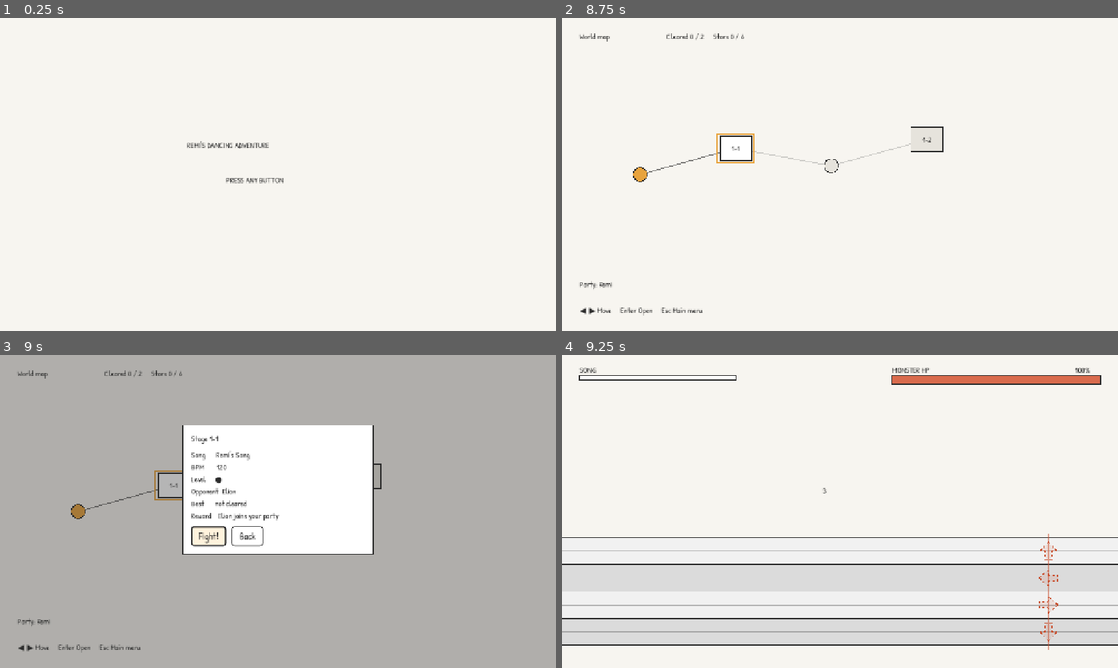
Above: before the commit, frames 1-4 (two rows, left to right).
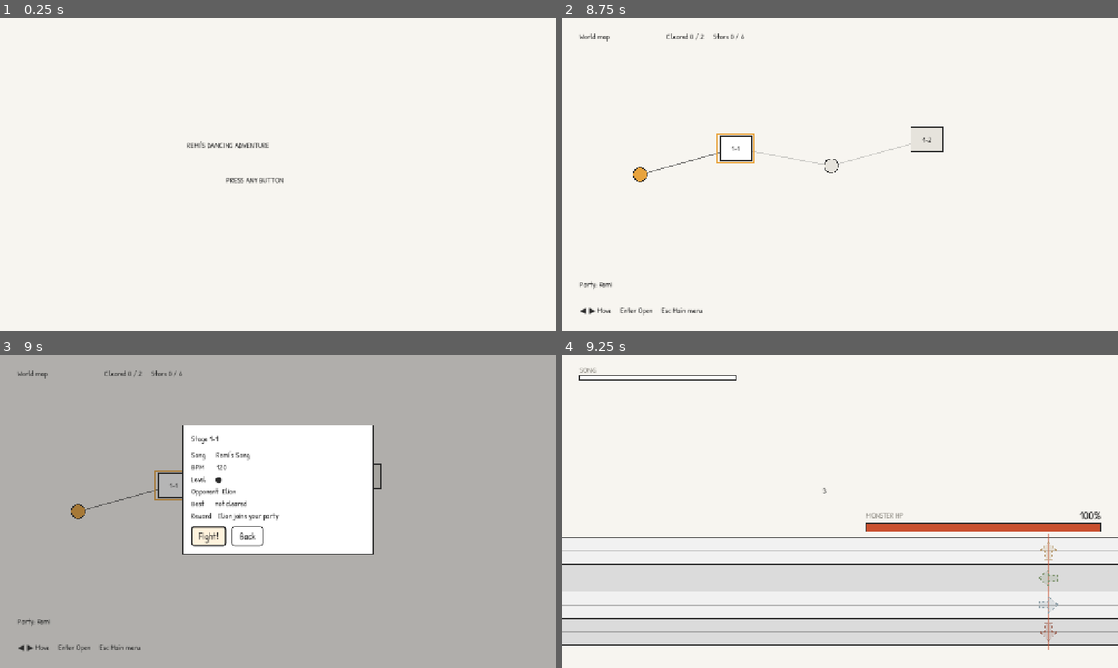
Above: after the commit, the same moments.

Repository: Pundharee6688091/remi-s-dancing-adventure
Game: Godot game, scene res://scenes/ui/Main.tscn
The game is run twice, just before and just after one commit, with the same random seed, the same clock (stepped at 60 frames per second) and the same inputs.
Inputs (mouse positions are in pixels of both pictures, inside the frame that each line leads up to):
- Up to frame 1 (0.25 s): no input
- Up to frame 2 (8.75 s): tap Enter (ui_accept) at 0.5, 0.77, 6.5, 6.77, 8 s; hold Right (ui_right) 0.53-1.25 s; hold Delete (delete) 0.53-1.25 s; click (840, 155) at 1.27 s; type "Alex" at 1.35 s; click "New game empty slot" at 2 s; click "New game empty slot" at 2.75 s; click "New game empty slot" at 3.5 s; click "New game empty slot" at 4.25 s; click "New game empty slot" at 5 s; click "New game empty slot" at 5.75 s; hold Down (ui_down) 6.53-7.25 s; tap W (lane_0) at 6.6 s; click "Story" at 7.25 s; hold Right (ui_right) from 8.03 s (still down); tap A (lane_1) at 8.1 s
- Up to frame 3 (9 s): tap Enter (ui_accept) at 8.75 s; release Right (ui_right) at 8.78 s; hold Up (ui_up) from 8.78 s (still down); tap D (lane_2) at 8.85 s
- Up to frame 4 (9.25 s): keep holding Up (ui_up); tap Enter (ui_accept) at 9.02 s

Frames 1-3 are identical in both runs. In frame 4, 2.8% of the frame differs, in the area x 3-97%, y 4-92%.

Commit message:
Lane colours, per-lane judgement popups, combo counter, HUD layout

Diff:
--- a/autoload/events.gd
+++ b/autoload/events.gd
@@ -1,7 +1,8 @@
 extends Node
 
 signal hp_changed(hp: float)
-signal note_judged(judgement: String)
+signal combo_changed(combo: int)
+signal note_judged(judgement: String, lane: int)
 signal song_finished()
 signal stage_cleared(stage_id: String, stars: int)
 signal stage_failed(stage_id: String)
--- a/scenes/rhythm/battle.gd
+++ b/scenes/rhythm/battle.gd
@@ -6,7 +6,7 @@
 @onready var conductor: Conductor = $Conductor
 @onready var track: TrackPanel = $TrackPanel
 @onready var field: NoteField = $TrackPanel/Notes
-@onready var judgement_label: Label = $Judgement
+@onready var countdown_label: Label = $Judgement
 @onready var hud: BattleHUD = $HUD
 @onready var pause_overlay: PauseOverlay = $Pause
 @onready var result_overlay: ResultOverlay = $Result
@@ -34,7 +34,7 @@
 	pause_overlay.restart_pressed.connect(_restart)
 	pause_overlay.quit_pressed.connect(GameManager.leave_stage)
 
-	print("router depth: ", SceneRouter.depth())
+	Events.note_judged.connect(_on_note_judged)
 	_restart()
 
 func setup(params: Dictionary) -> void:
@@ -77,10 +77,9 @@
 		var action := InputManager.lane_action(lane)
 		if event.is_action_pressed(action):
 			track.ghosts[lane].set_pressed(true)
+			track.ghosts[lane].set_pressed(true)
 			if judging:
-				var j := judge.press(lane, conductor.song_time_ms())
-				if j != "":
-					_show_judgement(j)
+				judge.press(lane, conductor.song_time_ms())
 		elif event.is_action_released(action):
 			track.ghosts[lane].set_pressed(false)
 
@@ -109,7 +108,7 @@
 	_countdown_id += 1                       # invalidate a running countdown
 	state = State.PAUSED
 	song.stream_paused = true
-	judgement_label.modulate.a = 0.0
+	countdown_label.modulate.a = 0.0
 	pause_overlay.open()
 
 
@@ -150,17 +149,15 @@
 	var my_id := _countdown_id
 
 	for n in [3, 2, 1]:
-		judgement_label.text = str(n)
-		judgement_label.modulate.a = 1.0
+		countdown_label.text = str(n)
+		countdown_label.modulate.a = 1.0
 		await get_tree().create_timer(0.6).timeout
 		if my_id != _countdown_id:
 			return false          # something superseded us
 
-	judgement_label.modulate.a = 0.0
+	countdown_label.modulate.a = 0.0
 	return true
 
 
-func _show_judgement(j: String) -> void:
-	judgement_label.text = j.to_upper()
-	judgement_label.modulate.a = 1.0
-	create_tween().tween_property(judgement_label, "modulate:a", 0.0, 0.4)
+func _on_note_judged(judgement: String, lane: int) -> void:
+	track.pop_judgement(lane, judgement)
--- a/scenes/rhythm/ghost_arrow.gd
+++ b/scenes/rhythm/ghost_arrow.gd
@@ -16,12 +16,13 @@
 	queue_redraw()
 
 func _draw() -> void:
+	var tint := Palette.ghost_color(direction)
 	var pts := NoteArt.at(direction, size / 2.0, NoteArt.SIZE + 2.0)
-	draw_colored_polygon(pts, Color(Palette.RED, 0.45 if _pressed else 0.12))
+	draw_colored_polygon(pts, Color(tint, 0.5 if _pressed else 0.22))
 
 	var loop := NoteArt.closed(pts)
 	if _pressed:
-		draw_polyline(loop, Palette.RED, 3.0, true)
+		draw_polyline(loop, tint, 3.0, true)
 	else:
 		for i in pts.size():
-			draw_dashed_line(loop[i], loop[i + 1], Palette.RED, 2.5, 5.0)
+			draw_dashed_line(loop[i], loop[i + 1], tint, 2.5, 5.0)
--- a/scenes/rhythm/hud.gd
+++ b/scenes/rhythm/hud.gd
@@ -7,18 +7,31 @@
 
 var _length_ms := 1.0
 
+var combo_value: Label
+var combo_word: Label
+
 func _ready() -> void:
 	set_anchors_and_offsets_preset(Control.PRESET_FULL_RECT)
 	mouse_filter = Control.MOUSE_FILTER_IGNORE
 
-	_label("SONG", Vector2(40, 22))
-	song_bar = _bar(Vector2(40, 48), Vector2(360, 10), Color(0.6, 0.75, 0.9))
+	# song progress, top left
+	_label("SONG", Vector2(40, 22), 18, Palette.MUTED)
+	song_bar = _bar(Vector2(40, 48), Vector2(360, 10), Palette.INK)
 
-	_label("MONSTER HP", Vector2(760, 22))
-	monster_pct = _label("100%", Vector2(1180, 22))
-	monster_bar = _bar(Vector2(760, 48), Vector2(480, 20), Color(0.85, 0.42, 0.3))
+	# combo, left of the lanes
+	combo_value = _label("", Vector2(40, 330), 46, Palette.INK)
+	combo_word = _label("COMBO", Vector2(44, 392), 16, Palette.MUTED)
+	combo_word.visible = false
+
+	# monster health, just above the lanes on the right
+	_label("MONSTER HP", Vector2(700, 356), 18, Palette.MUTED)
+	monster_pct = _label("100%", Vector2(1080, 350), 26, Palette.INK)
+	monster_pct.size = Vector2(160, 32)
+	monster_pct.horizontal_alignment = HORIZONTAL_ALIGNMENT_RIGHT
+	monster_bar = _bar(Vector2(700, 386), Vector2(540, 20), Palette.RED)
 
 	Events.hp_changed.connect(_on_hp_changed)
+	Events.combo_changed.connect(_on_combo_changed)
 
 
 func setup(song_length_ms: float) -> void:
@@ -33,11 +46,16 @@
 	monster_bar.value = hp / 100.0
 	monster_pct.text = "%d%%" % Rules.hp_display(hp)
 
+func _on_combo_changed(combo: int) -> void:
+	combo_value.text = str(combo) if combo >= 2 else ""
+	combo_word.visible = combo >= 2
 
-func _label(text: String, pos: Vector2) -> Label:
+func _label(text: String, pos: Vector2, size_px := 18, color := Palette.INK) -> Label:
 	var l := Label.new()
 	l.text = text
 	l.position = pos
+	l.add_theme_font_size_override("font_size", size_px)
+	l.add_theme_color_override("font_color", color)
 	add_child(l)
 	return l
 
--- a/scenes/rhythm/judge.gd
+++ b/scenes/rhythm/judge.gd
@@ -2,6 +2,8 @@
 extends RefCounted
 
 var hp := 100.0
+var combo := 0
+var max_combo := 0
 var counts := {"perfect": 0, "great": 0, "good": 0, "miss": 0}
 
 var _field: NoteField = null
@@ -11,6 +13,8 @@
 	_field = field
 	_total = maxi(field.notes.size(), 1)
 	hp = 100.0
+	combo = 0
+	max_combo = 0
 	counts = {"perfect": 0, "great": 0, "good": 0, "miss": 0}
 
 
@@ -57,6 +61,7 @@
 		"stars": Rules.stars_for_hp(hp),
 		"won": Rules.is_win(hp),
 		"counts": counts.duplicate(),
+		"max_combo": max_combo,
 	}
 
 
@@ -79,5 +84,12 @@
 		else:
 			_field.recycle(n)            # a hit note vanishes at once
 
-	Events.note_judged.emit(judgement)
+	if judgement == "perfect" or judgement == "great":
+		combo += 1
+		max_combo = maxi(max_combo, combo)
+	else:
+		combo = 0                     # Good and Miss break the combo
+
+	Events.note_judged.emit(judgement, n.lane)
+	Events.combo_changed.emit(combo)
 	Events.hp_changed.emit(hp)
--- a/scenes/rhythm/note.gd
+++ b/scenes/rhythm/note.gd
@@ -10,4 +10,4 @@
 func _draw() -> void:
 	var pts := NoteArt.at(direction, size / 2.0)
 	draw_colored_polygon(pts, Palette.WHITE)
-	draw_polyline(NoteArt.closed(pts), Palette.INK, 2.5, true)
+	draw_colored_polygon(pts, Palette.lane_color(direction))
--- a/scenes/rhythm/result_overlay.gd
+++ b/scenes/rhythm/result_overlay.gd
@@ -32,6 +32,7 @@
 	_lines.text = "\n".join([
 		"Monster HP left   %d%%" % r.hp,
 		stars,
+		"Max combo  %d" % r.max_combo,
 		"",
 		"Perfect  %d" % c.perfect,
 		"Great    %d" % c.great,
--- a/scenes/rhythm/track_panel.gd
+++ b/scenes/rhythm/track_panel.gd
@@ -9,6 +9,8 @@
 const SCREEN_W := 1280.0
 
 var ghosts: Array[GhostArrow] = []
+var _pops: Array[Label] = []
+var _fade := [0.0, 0.0, 0.0, 0.0]
 
 func _ready() -> void:
 	for lane in LANE_COUNT:
@@ -22,6 +24,16 @@
 		add_child(g)
 		move_child(g, 0)        # behind the notes, so a note slides over its ghost
 		ghosts.append(g)
+	for lane in LANE_COUNT:
+		var l := Label.new()
+		l.size = Vector2(220, 34)
+		l.position = Vector2(HIT_X - 250.0, row_y(lane) + (ROW_H - 34.0) / 2.0)
+		l.horizontal_alignment = HORIZONTAL_ALIGNMENT_RIGHT
+		l.add_theme_font_size_override("font_size", 26)
+		l.modulate.a = 0.0
+		l.mouse_filter = Control.MOUSE_FILTER_IGNORE
+		add_child(l)
+		_pops.append(l)
 
 static func row_y(lane: int) -> float:
 	return lane * ROW_H
@@ -44,3 +56,20 @@
 
 	# the hit line, a little taller than the band
 	draw_line(Vector2(HIT_X, -10), Vector2(HIT_X, h + 10), Color(Palette.RED, 0.5), 2.0)
+
+
+## Flash the judgement in its own lane, right next to the hit line.
+func pop_judgement(lane: int, judgement: String) -> void:
+	var l := _pops[lane]
+	l.text = judgement.to_upper()
+	l.add_theme_color_override("font_color", Palette.judgement_color(judgement))
+	_fade[lane] = 1.0
+	l.modulate.a = 1.0
+
+
+func _process(delta: float) -> void:
+	for lane in LANE_COUNT:
+		if _fade[lane] <= 0.0:
+			continue
+		_fade[lane] = maxf(0.0, _fade[lane] - delta * 2.0)
+		_pops[lane].modulate.a = _fade[lane]
--- a/themes/palette.gd
+++ b/themes/palette.gd
@@ -9,3 +9,30 @@
 const RED   := Color("#c9502f")   # monster HP, win line, hit line, ghosts
 const AMBER := Color("#e8a33d")   # judgement text, focus highlight
 const WHITE := Color("#ffffff")
+
+## One colour per lane: up, left, right, down.
+const LANE := [
+	Color("#e8a33d"),   # 0 up     yellow
+	Color("#8fbf6a"),   # 1 left   green
+	Color("#9cc4d8"),   # 2 right  blue
+	Color("#c9502f"),   # 3 down   red
+]
+
+## The judgement words, same four colours as the result screen in your mockup.
+const JUDGEMENT := {
+	"perfect": Color("#e8a33d"),
+	"great": Color("#8fbf6a"),
+	"good": Color("#9cc4d8"),
+	"miss": Color("#c9502f"),
+}
+
+static func lane_color(lane: int) -> Color:
+	return LANE[clampi(lane, 0, LANE.size() - 1)]
+
+## The same hue with the colour drained out of it, for the ghost arrows.
+static func ghost_color(lane: int) -> Color:
+	var c := lane_color(lane)
+	return Color.from_hsv(c.h, c.s * 0.5, c.v * 0.8)
+
+static func judgement_color(judgement: String) -> Color:
+	return JUDGEMENT.get(judgement, INK)
